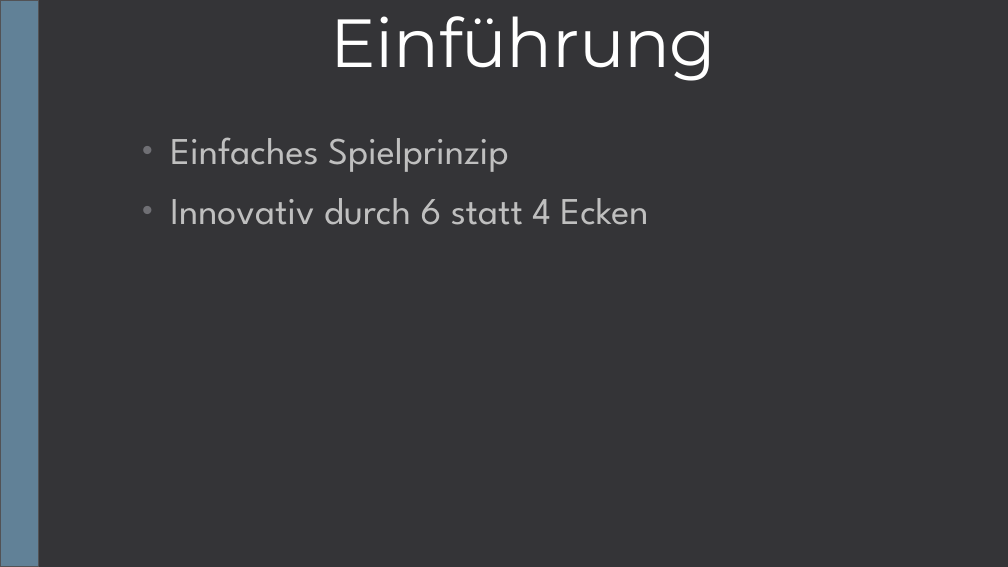
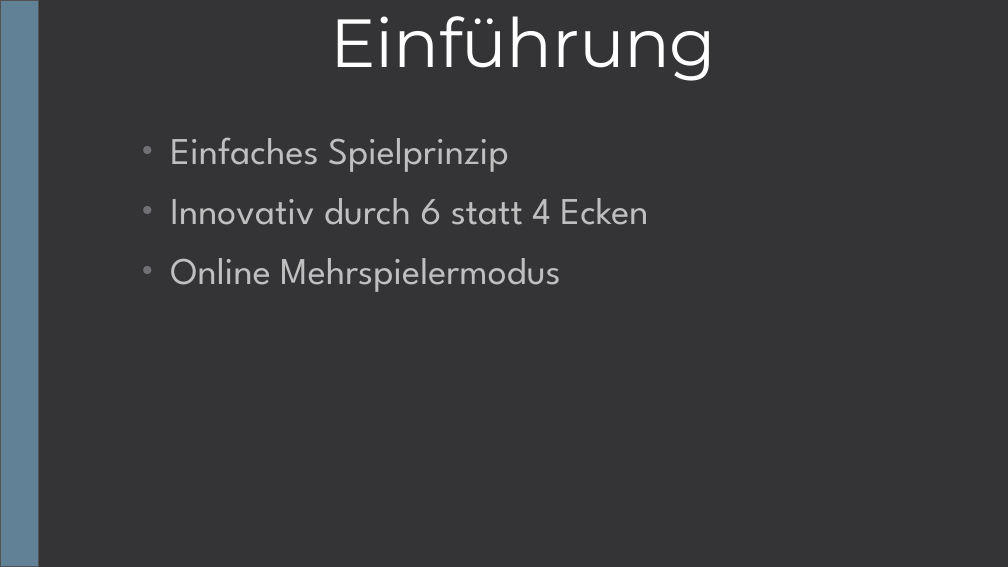
Before and after one commit to TheHolyException/Russen-Versenken, a slide deck: slide 4 of docs/Marektingplan für Kunde.pptx. Drawn at 1008x567 pixels with LibreOffice and Linux fonts; fonts in the diff are those of the drawing. Boxes give left, top, right and bottom in pixels: in the first picture for what was removed or moved away, otherwise in the second. Text is boxed around its words. In the diff, an @@ line names an element or a change of style, - is before the commit and + after.

```diff
--- a/docs/Marektingplan für Kunde.pptx
+++ b/docs/Marektingplan für Kunde.pptx
@@ subtitle at (170,258,561,292): paragraph added @@
+• Online Mehrspielermodus
```
Also in this commit, not shown: 4 other slides changed, 2 other files.
